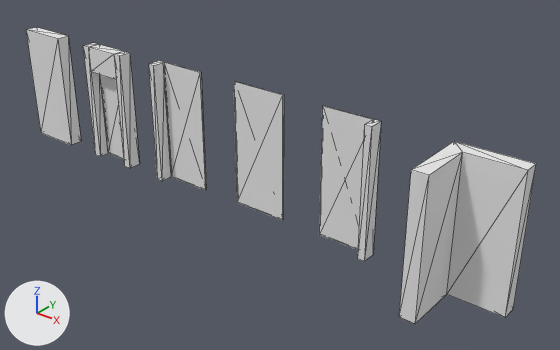
A saved change to the glTF model assets/tilesets/desert_sandstone/kit/desert_sandstone.glb.
One viewpoint serves both versions: a camera (50 mm lens) standing at (12.73, -8.7, 6.27) and looking at (5.64, 0.17, 0.77). The lights are fixed; the arrows at lower left show +X, +Y and +Z. The older version comes first. Mesh edges are drawn as thin lines. Where no turn or scale is listed for an object, it has been applied to the vertices.

Names of what the first picture shows: 'corner_body', 'door_header', 'door_leaf_body', 'door_left', 'door_right', 'wall_body', 'window_glass', 'window_glass.001', 'window_glass.002', 'window_left_left_wall', 'window_right_right_wall'.
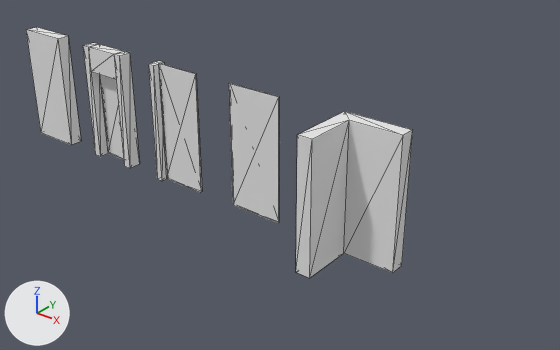
Where the change shows, as pixel boxes [x1, y1, x2, y2] in the pictures (560 x 350 px):
'corner_body', moved
    before: [399, 141, 536, 324]
    after: [296, 111, 413, 278]
'window_glass.001', moved
    before: [234, 81, 284, 220]
    after: [229, 83, 279, 223]
'window_glass.002', deleted
    before: [319, 106, 374, 250]
'window_glass', moved
    before: [163, 62, 206, 190]
    after: [158, 64, 202, 192]
'window_right_right_wall', deleted
    before: [357, 119, 381, 261]

Patch to the scene script:
```diff
--- a/assets/tilesets/desert_sandstone/kit/desert_sandstone.glb.py
+++ b/assets/tilesets/desert_sandstone/kit/desert_sandstone.glb.py
@@ ob_window_glass @@
 ob_window_glass = bpy.data.objects.new('window_glass', me_mesh_6)
-ob_window_glass.location = (3.56, 0.11, 0.0)
+ob_window_glass.location = (3.56, 0.0, 0.0)
@@ ob_window_glass_001 @@
 ob_window_glass_001 = bpy.data.objects.new('window_glass.001', me_mesh_7)
-ob_window_glass_001.location = (5.25, 0.11, 0.0)
+ob_window_glass_001.location = (5.25, 0.0, 0.0)
@@ ob_window_right_right_wall @@
-ob_window_right_right_wall = bpy.data.objects.new('window_right_right_wall', me_mesh_8)
-ob_window_right_right_wall.location = (7.44, 0.0, 0.0)
@@ ob_window_glass_002 @@
-ob_window_glass_002 = bpy.data.objects.new('window_glass.002', me_mesh_9)
-ob_window_glass_002.location = (6.94, 0.11, 0.0)
@@ ob_corner_body @@
 ob_corner_body = bpy.data.objects.new('corner_body', me_mesh_10)
-ob_corner_body.location = (8.75, 0.0, 0.0)
+ob_corner_body.location = (7.0, 0.0, 0.0)
```
